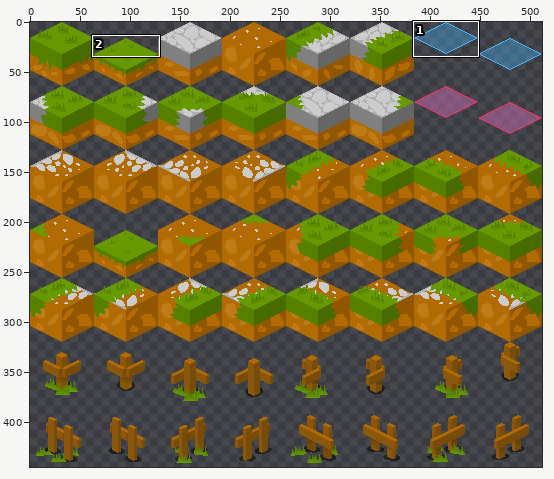
Edited in one commit: sprite sheet (resources/basic_ground_tiles_64_halftile.png). Above, an overview of the earlier version with the close-up marked.
Close-up. Old version:
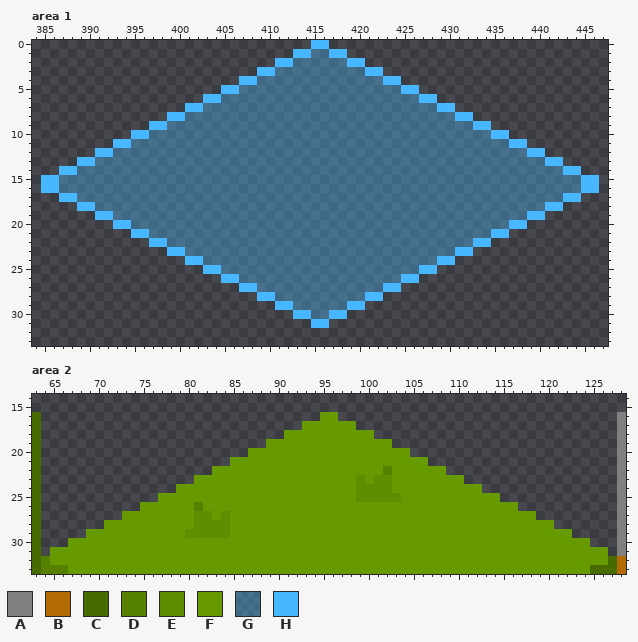
The file is 512x448 pixels. Colours within 5 levels of each other are drawn and written as one. Shown: area 1: x 384..447, y 0..33; area 2: x 63..128, y 14..33. The wide view leaves out empty margins. The commit also changed other parts of the picture, which this record leaves out.
Palette (. is transparent): A #808080  B #b16b00  C #486b00  D #568000  E #5e8e00  F #679900  G #47b8ff5a  H #47b8ff
And afterwards:
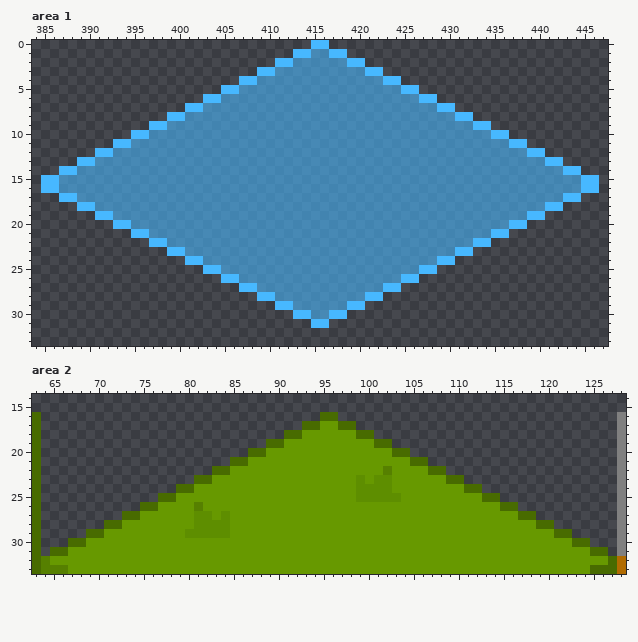
The exact change:
@@ palette @@
-G #47b8ff5a
+G #47b8ff94
--- area 2
@@ x 63..128 @@
 15 ..................................................................
-16 C...............................FF...............................A
-17 C.............................FFFFFF.............................A
-18 C...........................FFFFFFFFFF...........................A
-19 C.........................FFFFFFFFFFFFFF.........................A
-20 C.......................FFFFFFFFFFFFFFFFFF.......................A
-21 C.....................FFFFFFFFFFFFFFFFFFFFFF.....................A
-22 C...................FFFFFFFFFFFFFFFFFFFDFFFFFF...................A
-23 C.................FFFFFFFFFFFFFFFFFFEFEEFFFFFFFF.................A
-24 C...............FFFFFFFFFFFFFFFFFFFFEEEEFFFFFFFFFF...............A
-25 C.............FFFFFFFFFFFFFFFFFFFFFFEEEEEFFFFFFFFFFF.............A
-26 C...........FFFFFFDFFFFFFFFFFFFFFFFFFFFFFFFFFFFFFFFFFF...........A
-27 C.........FFFFFFFFEEFEFFFFFFFFFFFFFFFFFFFFFFFFFFFFFFFFFF.........A
-28 C.......FFFFFFFFFFEEEEFFFFFFFFFFFFFFFFFFFFFFFFFFFFFFFFFFFF.......A
-29 C.....FFFFFFFFFFFEEEEEFFFFFFFFFFFFFFFFFFFFFFFFFFFFFFFFFFFFFF.....A
-30 C...FFFFFFFFFFFFFFFFFFFFFFFFFFFFFFFFFFFFFFFFFFFFFFFFFFFFFFFFFF...A
-31 C.FFFFFFFFFFFFFFFFFFFFFFFFFFFFFFFFFFFFFFFFFFFFFFFFFFFFFFFFFFFFFF.A
+16 C...............................CC...............................A
+17 C.............................CCFFCC.............................A
+18 C...........................CCFFFFFFCC...........................A
+19 C.........................CCFFFFFFFFFFCC.........................A
+20 C.......................CCFFFFFFFFFFFFFFCC.......................A
+21 C.....................CCFFFFFFFFFFFFFFFFFFCC.....................A
+22 C...................CCFFFFFFFFFFFFFFFFFDFFFFCC...................A
+23 C.................CCFFFFFFFFFFFFFFFFEFEEFFFFFFCC.................A
+24 C...............CCFFFFFFFFFFFFFFFFFFEEEEFFFFFFFFCC...............A
+25 C.............CCFFFFFFFFFFFFFFFFFFFFEEEEEFFFFFFFFFCC.............A
+26 C...........CCFFFFDFFFFFFFFFFFFFFFFFFFFFFFFFFFFFFFFFCC...........A
+27 C.........CCFFFFFFEEFEFFFFFFFFFFFFFFFFFFFFFFFFFFFFFFFFCC.........A
+28 C.......CCFFFFFFFFEEEEFFFFFFFFFFFFFFFFFFFFFFFFFFFFFFFFFFCC.......A
+29 C.....CCFFFFFFFFFEEEEEFFFFFFFFFFFFFFFFFFFFFFFFFFFFFFFFFFFFCC.....A
+30 C...CCFFFFFFFFFFFFFFFFFFFFFFFFFFFFFFFFFFFFFFFFFFFFFFFFFFFFFFCC...A
+31 C.CCFFFFFFFFFFFFFFFFFFFFFFFFFFFFFFFFFFFFFFFFFFFFFFFFFFFFFFFFFFCC.A
 32 CDFFFFFFFFFFFFFFFFFFFFFFFFFFFFFFFFFFFFFFFFFFFFFFFFFFFFFFFFFFFFFFCB
Changed places in both close-ups, as pixel boxes (x1, y1, x2, y2):
changed: (59, 49, 581, 319)
changed: (50, 412, 608, 556)
